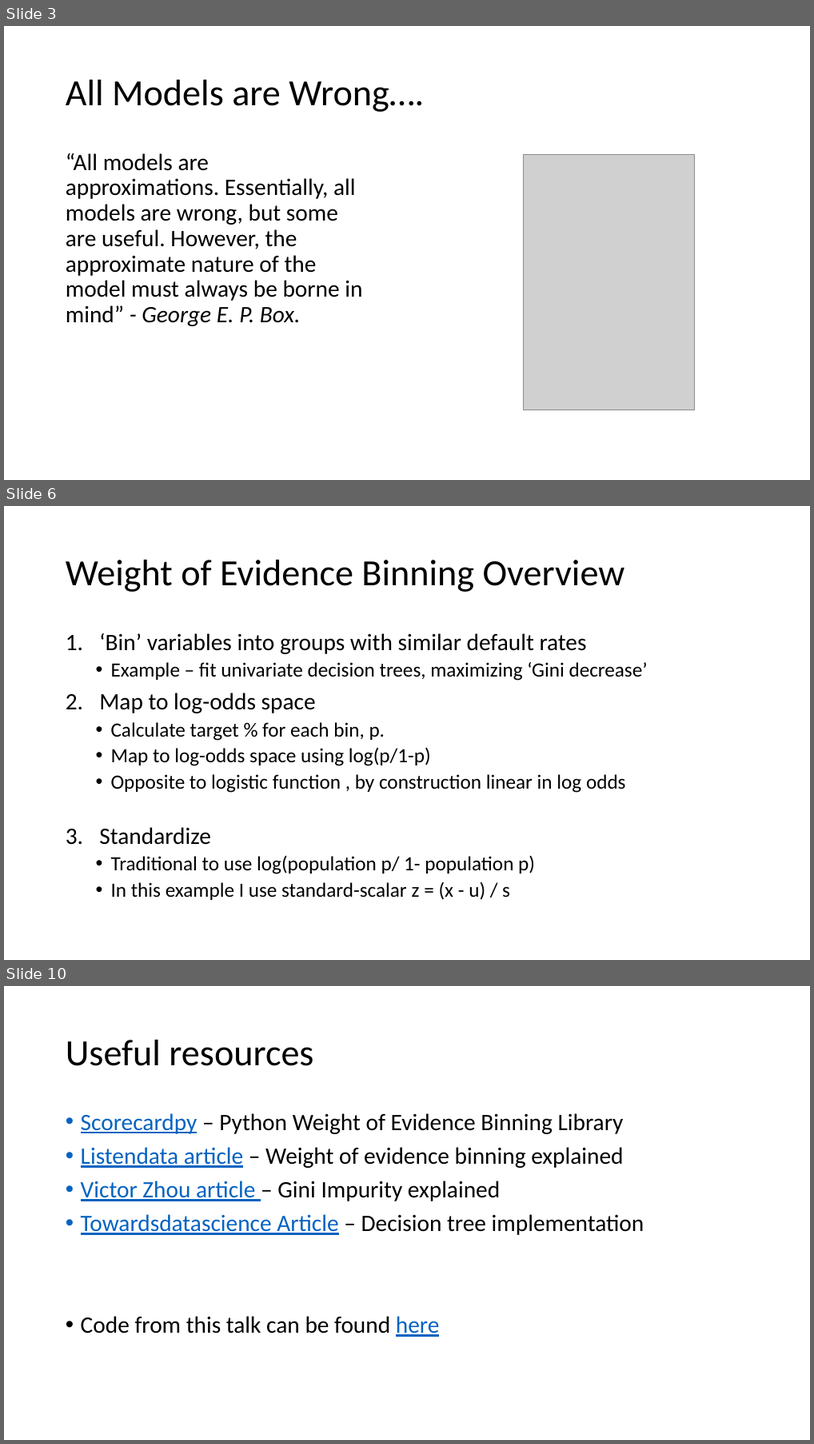
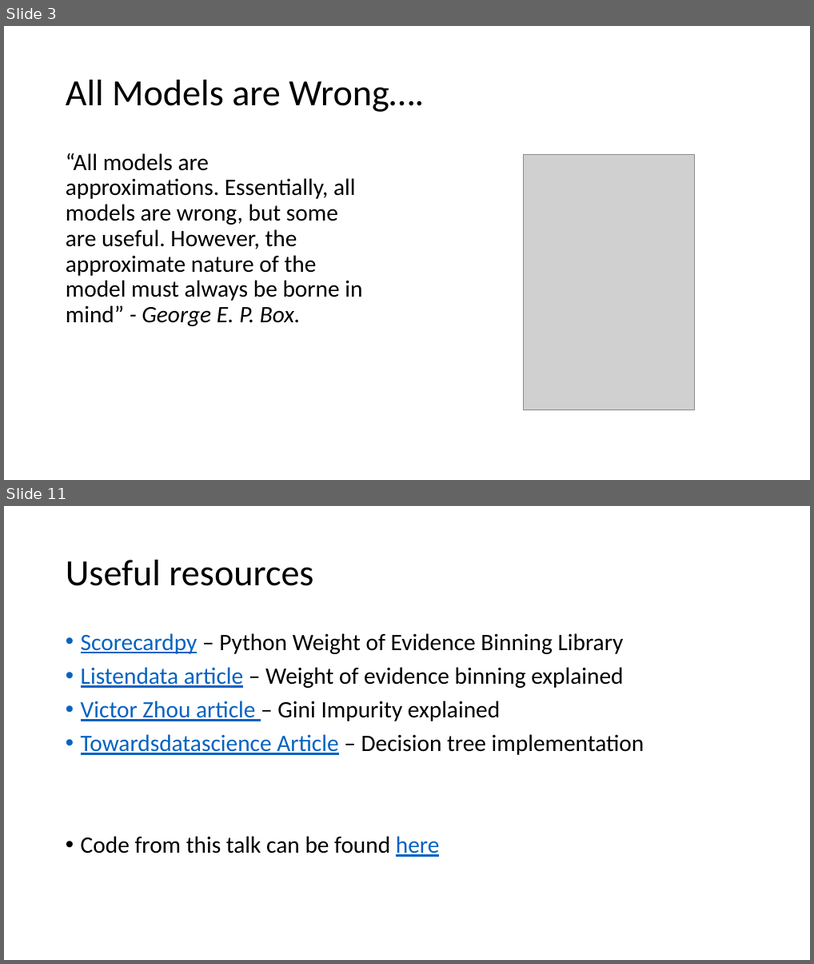
Before and after one commit to oli5679/WeightOfEvidenceDemo, a slide deck: Presentation.pptx. Shown one above the other, each under a label of ours: slides 3, 6 and 10 before the commit, slides 3 and 11 after it; the slides between them are not shown. The pictures are 814x1444 and 814x964 pixels, drawn with LibreOffice and Linux fonts; fonts in the diff are those of the drawing; grey boxes stand for pictures. Boxes give left, top, right and bottom in pixels: in the first picture for what was removed or moved away, otherwise in the second. Text is boxed around its words. In the diff, an @@ line names an element or a change of style, - is before the commit and + after.

```diff
--- a/Presentation.pptx
+++ b/Presentation.pptx
@@ slide 6 removed at [4,506,810,960], background #FFFFFF @@
@@ title removed at [66,560,626,592] @@
-Weight of Evidence Binning Overview
@@ text removed at [99,633,648,900] @@
-1. ‘Bin’ variables into groups with similar default rates
-  • Example – fit univariate decision trees, maximizing ‘Gini decrease’
-2. Map to log-odds space
-  • Calculate target % for each bin, p.
-  • Map to log-odds space using log(p/1-p)
-  • Opposite to logistic function , by construction linear in log odds
-3. Standardize
-  • Traditional to use log(population p/ 1- population p)
-  • In this example I use standard-scalar z = (x - u) / s
@@ what was slide 10 is now slide 11 @@
```
Also in this commit, not shown: 6 slides changed, 2 slides added, 1 other file.
